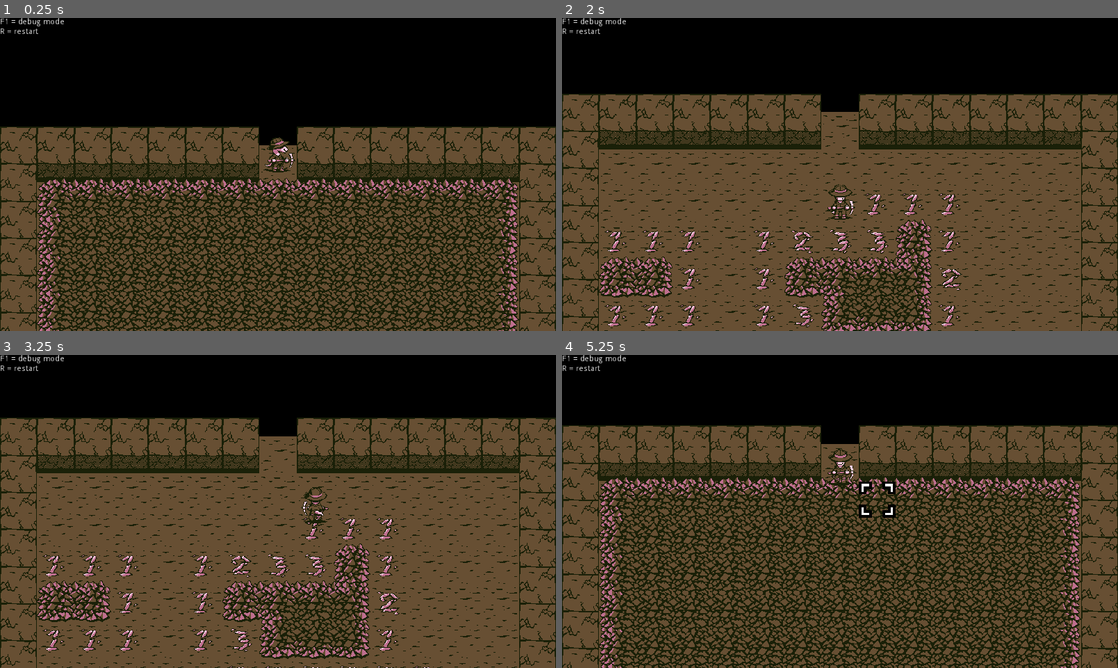
Above: before the commit, frames 1-4 (two rows, left to right).
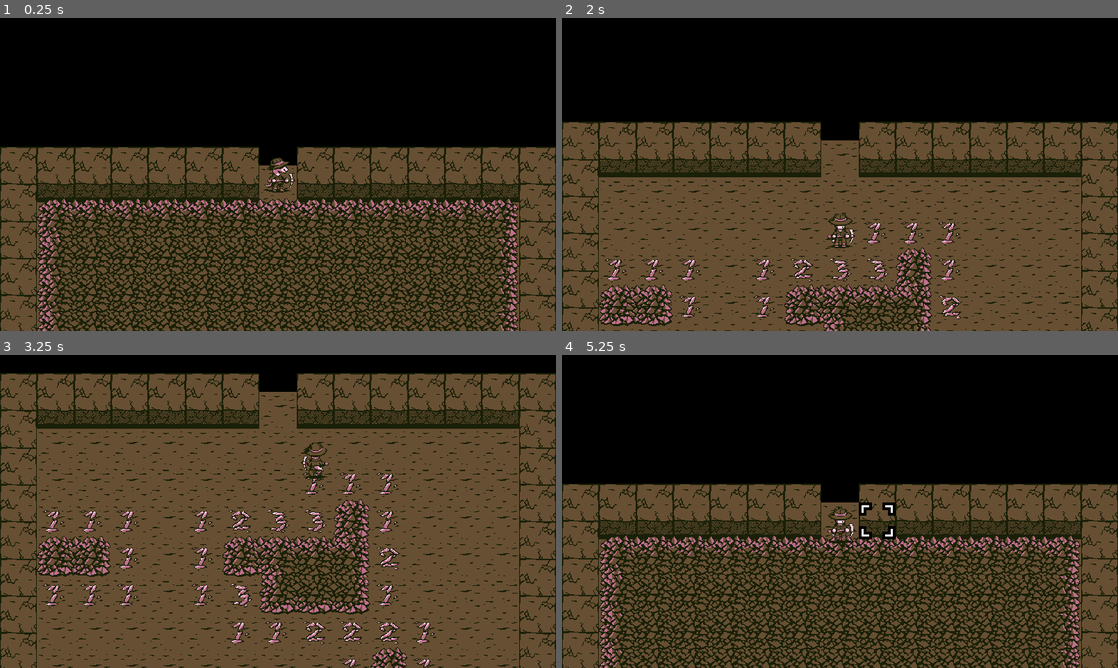
Above: after the commit, the same moments.

Repository: sporktank/gwj45-underground
Game: Godot game, scene res://game.tscn
The game is run twice, just before and just after one commit, with the same random seed, the same clock (stepped at 60 frames per second) and the same inputs.
Inputs (mouse positions are in pixels of both pictures, inside the frame that each line leads up to):
- Up to frame 1 (0.25 s): no input
- Up to frame 2 (2 s): tap Enter at 0.5 s; move the mouse to (962, 158) at 0.52 s; hold Right (right) 0.53-1.28 s; tap Space (attack) at 0.6, 1.55 s; tap Shift (flag) at 0.8, 1.35 s; move the mouse to (728, 190) at 1.27 s; hold Down (down) from 1.28 s (still down)
- Up to frame 3 (3.25 s): move the mouse to (333, 442) at 2.02 s; release Down (down) at 2.03 s; hold Right (right) 2.03-2.78 s; tap Space (attack) at 2.1, 3.05 s; tap Shift (flag) at 2.3, 2.85 s; move the mouse to (250, 574) at 2.77 s; hold Up (up) from 2.78 s (still down)
- Up to frame 4 (5.25 s): move the mouse to (1006, 558) at 3.52 s; release Up (up) at 3.53 s; hold Left (left) 3.53-5.03 s; click (1006, 558) at 3.6 s; tap Shift (flag) at 3.8 s; move the mouse to (673, 464) at 4.27 s; right-click (673, 464) at 4.35 s; tap Space (attack) at 4.55 s; move the mouse to (867, 511) at 5.02 s; hold Down (down) from 5.03 s (still down); tap R at 5.1 s

The runs differ from the first frame. In frame 1, 34% of the frame differs, in the area x 0-100%, y 0-100%; in frame 2, 30%; in frame 3, 39%; in frame 4, 48%.

Commit message:
Snake grows as you eat the numbers.

Diff:
--- /dev/null
+++ b/camera.gd
@@ -0,0 +1,23 @@
+extends Camera2D
+
+
+export(float) var goal_y := 0.0
+export(float) var soft_limit := 64.0
+export(float) var hard_limit := 96.0
+export(float) var speed := 64/0.3
+
+var _goal_velocity := 0.0
+var _velocity := 0.0
+
+
+func _process(delta: float) -> void:
+	var diff := goal_y - global_position.y
+
+	if abs(diff) > hard_limit:
+		_goal_velocity = sign(diff) * speed
+
+	elif abs(diff) < soft_limit:
+		_goal_velocity = 0.0
+
+	_velocity = lerp(_velocity, _goal_velocity, 0.5 if _goal_velocity != 0.0 else 0.05)
+	translate(Vector2(0, _velocity * delta))
--- a/common/events.gd
+++ b/common/events.gd
@@ -6,3 +6,5 @@
 signal lizard_died(lizard)  # (Lizard)
 
 signal snake_died(snake)  # (Snake)
+signal snake_swallowed(snake, x, y)  # (Snake, int, int)
+signal testtest
--- a/game.gd
+++ b/game.gd
@@ -3,9 +3,9 @@
 
 var state: int = Enums.GAME_STATE.MINESWEEPER
 
-onready var camera := $Camera
-onready var lizard := $Lizard
-onready var snake := $Snake
+onready var camera := $Camera as Camera2D
+onready var lizard := $Lizard as Lizard
+onready var snake := $Snake as Snake
 
 
 func _ready() -> void:
@@ -13,7 +13,7 @@
 
 	remove_child(lizard) ; $Mine/YSort.add_child(lizard)
 	remove_child(snake) ; $Mine/YSort.add_child(snake)
-	snake.init_snake(Vector2.ZERO, Vector2.DOWN, 7)
+	snake.init_snake(Vector2.ZERO, Vector2.DOWN, 3)
 
 
 func _input(event: InputEvent) -> void:
@@ -28,19 +28,21 @@
 func _update_camera() -> void:
 	match state:
 		Enums.GAME_STATE.MINESWEEPER:
-			camera.global_position.y = lerp(camera.global_position.y, lizard.global_position.y - 320, 0.1)
+			camera.goal_y = lizard.global_position.y - Global.BLOCK_SIZE/2
 
 		Enums.GAME_STATE.SNAKE:
-			camera.global_position.y = lerp(camera.global_position.y, snake.head.global_position.y - 320, 0.1)
+			camera.goal_y = snake.head.global_position.y - Global.BLOCK_SIZE/2
 
 
 func _change_to_snake_game() -> void:
-	lizard.state = Enums.LIZARD_STATE.INACTIVE
+	lizard.state = Enums.LIZARD_STATE.DEAD
 	lizard.visible = false
 	snake.state = Enums.SNAKE_STATE.STILL
 	snake.position.y += Global.BLOCK_SIZE
 	snake.visible = true
 	state = Enums.GAME_STATE.SNAKE
+	camera.goal_y = snake.head.global_position.y - Global.BLOCK_SIZE/2
+	camera.global_position.y = camera.goal_y
 
 
 func _on_lizard_died(lizard: Lizard) -> void:
--- a/game.tscn
+++ b/game.tscn
@@ -1,9 +1,10 @@
-[gd_scene load_steps=5 format=2]
+[gd_scene load_steps=6 format=2]
 
 [ext_resource path="res://lizard.tscn" type="PackedScene" id=1]
 [ext_resource path="res://mine.tscn" type="PackedScene" id=2]
 [ext_resource path="res://game.gd" type="Script" id=3]
 [ext_resource path="res://snake.tscn" type="PackedScene" id=4]
+[ext_resource path="res://camera.gd" type="Script" id=5]
 
 [node name="Game" type="Node2D"]
 script = ExtResource( 3 )
@@ -11,6 +12,7 @@
 [node name="CanvasLayer" type="CanvasLayer" parent="."]
 
 [node name="Label" type="Label" parent="CanvasLayer"]
+visible = false
 margin_right = 111.0
 margin_bottom = 31.0
 text = "F1 = debug mode
@@ -29,5 +31,6 @@
 position = Vector2( 448, 0 )
 
 [node name="Camera" type="Camera2D" parent="."]
-anchor_mode = 0
+position = Vector2( 480, 32 )
 current = true
+script = ExtResource( 5 )
--- a/lizard.gd
+++ b/lizard.gd
@@ -48,7 +48,7 @@
 	selector.global_position = ((get_global_mouse_position() - Vector2(32, 48)) / Global.BLOCK_SIZE).round() * Global.BLOCK_SIZE + Vector2(0, 16) + Vector2(32, 32)
 	selector_grid_position = ((selector.position - Vector2(0, 16) - Vector2(32, 32)) / Global.BLOCK_SIZE).round()
 	var dist := grid_position.distance_to(selector_grid_position)
-	selector.visible = 0 < dist and dist <= 1.5
+	selector.visible = state != Enums.LIZARD_STATE.DEAD and 0 < dist and dist <= 1.5
 
 
 func _update_grid_position() -> void:
--- a/lizard.tscn
+++ b/lizard.tscn
@@ -71,6 +71,11 @@
 "name": "walk_down",
 "speed": 12.0
 }, {
+"frames": [ ExtResource( 33 ), ExtResource( 37 ), ExtResource( 40 ), ExtResource( 39 ) ],
+"loop": false,
+"name": "attack_left",
+"speed": 12.0
+}, {
 "frames": [ ExtResource( 13 ) ],
 "loop": true,
 "name": "idle_up",
@@ -79,11 +84,6 @@
 "frames": [ ExtResource( 13 ), ExtResource( 22 ), ExtResource( 23 ), ExtResource( 10 ), ExtResource( 9 ), ExtResource( 17 ), ExtResource( 16 ), ExtResource( 14 ) ],
 "loop": true,
 "name": "walk_up",
-"speed": 12.0
-}, {
-"frames": [ ExtResource( 33 ), ExtResource( 37 ), ExtResource( 40 ), ExtResource( 39 ) ],
-"loop": false,
-"name": "attack_left",
 "speed": 12.0
 } ]
 
@@ -136,8 +136,9 @@
 [node name="Debug" type="Label" parent="."]
 visible = false
 margin_left = -32.0
-margin_top = -112.0
+margin_top = -176.0
 margin_right = 96.0
+margin_bottom = -64.0
 text = "debug"
 align = 1
 valign = 2
--- a/mine.gd
+++ b/mine.gd
@@ -23,6 +23,7 @@
 func _ready() -> void:
 	Events.connect("lizard_attacked", self, "_on_lizard_attacked")
 	Events.connect("lizard_flagged", self, "_on_lizard_flagged")
+	Events.connect("snake_swallowed", self, "_on_snake_swallowed")
 
 	randomize()
 	generate()
@@ -177,3 +178,14 @@
 
 	block.flagged = not block.flagged
 	_update_tilemaps()
+
+
+func _on_snake_swallowed(snake: Snake, x: int, y: int) -> void:
+	if x < 0 or y < 0 or x >= width or y >= height:
+		return
+
+	var block := (block_map[x][y] as Block)
+	if not block.is_border and not block.solid and not block.flagged and block.number > 0:
+		snake.grow(block.number)
+		block.number = 0
+		_update_tilemaps()
--- a/project.godot
+++ b/project.godot
@@ -24,7 +24,7 @@
 "language": "GDScript",
 "path": "res://mine.gd"
 }, {
-"base": "Node2D",
+"base": "YSort",
 "class": "Snake",
 "language": "GDScript",
 "path": "res://snake.gd"
--- a/snake.gd
+++ b/snake.gd
@@ -1,4 +1,4 @@
-extends Node2D
+extends YSort
 class_name Snake
 
 
@@ -11,6 +11,8 @@
 
 var head: SnakePiece = null
 var tail: SnakePiece = null
+
+var _grow_amount := 0
 
 onready var move_tween := $MoveTween
 onready var pieces := $Pieces
@@ -56,7 +58,8 @@
 				if _check_for_death(next_direction):
 					state = Enums.SNAKE_STATE.DEAD
 				else:
-					_move(next_direction)
+					_move(next_direction, _grow_amount > 0)
+					if _grow_amount > 0: _grow_amount -= 1
 
 
 func _check_for_death(new_direction: Vector2) -> bool:
@@ -89,6 +92,10 @@
 	tail.collision_shape.disabled = true
 
 
+func grow(amount: int) -> void:
+	_grow_amount += amount
+
+
 func _move(new_direction: Vector2, grow_tail := false) -> void:
 	if is_moving:
 		return
@@ -115,6 +122,10 @@
 	move_tween.start()
 	yield(move_tween, "tween_all_completed")
 
+	# TODO: Probably should centralise this kind of logic somewhere.
+	var grid_position = ((head.global_position - Vector2(0, 64)) / Global.BLOCK_SIZE).round()
+	Events.emit_signal("snake_swallowed", self, int(grid_position.x), int(grid_position.y))
+
 	if grow_tail:
 		pass # Nothing to do?
 
--- a/snake.tscn
+++ b/snake.tscn
@@ -2,7 +2,7 @@
 
 [ext_resource path="res://snake.gd" type="Script" id=2]
 
-[node name="Snake" type="Node2D"]
+[node name="Snake" type="YSort"]
 script = ExtResource( 2 )
 
 [node name="MoveTween" type="Tween" parent="."]
@@ -29,4 +29,4 @@
 enabled = true
 cast_to = Vector2( -32, 0 )
 
-[node name="Pieces" type="Node2D" parent="."]
+[node name="Pieces" type="YSort" parent="."]
--- a/snake_piece.tscn
+++ b/snake_piece.tscn
@@ -25,22 +25,6 @@
 
 [sub_resource type="AtlasTexture" id=10]
 atlas = ExtResource( 4 )
-region = Rect2( 192, 0, 64, 64 )
-
-[sub_resource type="AtlasTexture" id=3]
-atlas = ExtResource( 1 )
-region = Rect2( 0, 0, 64, 64 )
-
-[sub_resource type="AtlasTexture" id=4]
-atlas = ExtResource( 1 )
-region = Rect2( 64, 0, 64, 64 )
-
-[sub_resource type="AtlasTexture" id=5]
-atlas = ExtResource( 1 )
-region = Rect2( 128, 0, 64, 64 )
-
-[sub_resource type="AtlasTexture" id=6]
-atlas = ExtResource( 1 )
 region = Rect2( 192, 0, 64, 64 )
 
 [sub_resource type="AtlasTexture" id=15]
@@ -75,6 +59,22 @@
 atlas = ExtResource( 6 )
 region = Rect2( 192, 0, 64, 64 )
 
+[sub_resource type="AtlasTexture" id=3]
+atlas = ExtResource( 1 )
+region = Rect2( 0, 0, 64, 64 )
+
+[sub_resource type="AtlasTexture" id=4]
+atlas = ExtResource( 1 )
+region = Rect2( 64, 0, 64, 64 )
+
+[sub_resource type="AtlasTexture" id=5]
+atlas = ExtResource( 1 )
+region = Rect2( 128, 0, 64, 64 )
+
+[sub_resource type="AtlasTexture" id=6]
+atlas = ExtResource( 1 )
+region = Rect2( 192, 0, 64, 64 )
+
 [sub_resource type="AtlasTexture" id=19]
 atlas = ExtResource( 7 )
 region = Rect2( 0, 0, 64, 64 )
@@ -103,11 +103,6 @@
 "name": "head_down_body_down",
 "speed": 5.0
 }, {
-"frames": [ SubResource( 3 ), SubResource( 4 ), SubResource( 5 ), SubResource( 6 ) ],
-"loop": false,
-"name": "head_down",
-"speed": 5.0
-}, {
 "frames": [ SubResource( 15 ), SubResource( 16 ), SubResource( 17 ), SubResource( 18 ) ],
 "loop": true,
 "name": "body_down_tail_down",
@@ -116,6 +111,11 @@
 "frames": [ SubResource( 11 ), SubResource( 12 ), SubResource( 13 ), SubResource( 14 ) ],
 "loop": true,
 "name": "tail_down",
+"speed": 5.0
+}, {
+"frames": [ SubResource( 3 ), SubResource( 4 ), SubResource( 5 ), SubResource( 6 ) ],
+"loop": false,
+"name": "head_down",
 "speed": 5.0
 }, {
 "frames": [ SubResource( 19 ), SubResource( 20 ), SubResource( 21 ), SubResource( 22 ) ],
